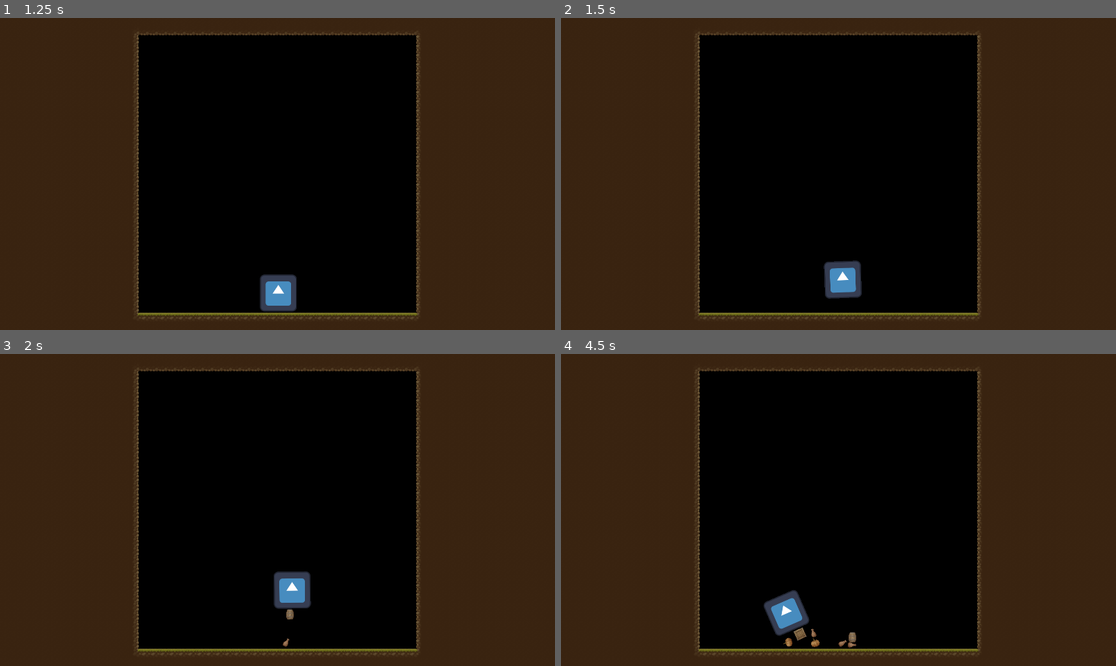
Above: before the commit, frames 1-4 (two rows, left to right).
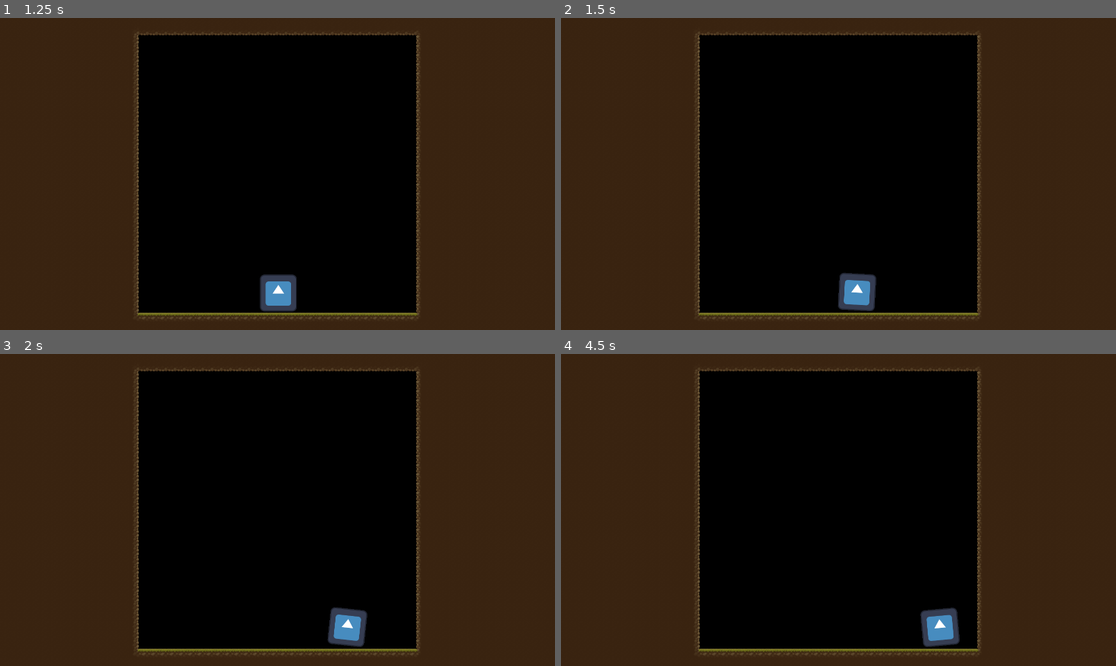
Above: after the commit, the same moments.

Repository: adudewithapc/piktiv-autumn-game-jam-2024
Game: Godot game, scene res://Scenes/Menu.tscn
Same seed, same stepped clock (60 frames per second), same inputs: the game is played once before the commit and once after it. The engine's default icon, where the game draws it, is replaced by a stand-in: a white triangle on a blue panel in a dark square.
Inputs:
- Up to frame 1 (1.25 s): click "Play" at 0.5 s
- Up to frame 2 (1.5 s): tap Enter at 1.25 s; hold Right (first_move_right) from 1.28 s (still down); tap Space (jump) at 1.35 s
- Up to frame 3 (2 s): keep holding Right (first_move_right); tap Space (jump) at 1.52, 1.82 s
- Up to frame 4 (4.5 s): release Right (first_move_right) at 2.03 s; hold Left (first_move_left) 2.03-2.78 s; tap Space (jump) at 2.1, 2.27, 2.57, 2.85, 3.6, 3.77, 4.07, 4.35 s; hold Right (first_move_right) 2.78-4.28 s; hold Left (first_move_left) from 4.28 s (still down)

Frame 1 is identical in both runs. In frame 2, 1.1% of the frame differs, in the area x 47-57%, y 77-94%; in frame 3, 1.6%; in frame 4, 1.8%, in the area x 36-72%, y 75-95%.

Commit message:
Jump when spawning an item

Diff:
--- a/Scenes/Player.tscn
+++ b/Scenes/Player.tscn
@@ -1,8 +1,10 @@
-[gd_scene load_steps=6 format=3 uid="uid://c6yfd8r1lchfw"]
+[gd_scene load_steps=7 format=3 uid="uid://c6yfd8r1lchfw"]
 
 [ext_resource type="Texture2D" uid="uid://cdhi1x84a0e68" path="res://icon.svg" id="1_5nmld"]
 [ext_resource type="Script" path="res://Scripts/Player.gd" id="1_fyyni"]
 [ext_resource type="PackedScene" uid="uid://daoa5ikxr5k8b" path="res://Props/PropSpawner.tscn" id="4_r0ap4"]
+
+[sub_resource type="PhysicsMaterial" id="PhysicsMaterial_ytpgy"]
 
 [sub_resource type="RectangleShape2D" id="RectangleShape2D_sohp8"]
 size = Vector2(128, 128)
@@ -10,11 +12,13 @@
 [sub_resource type="RectangleShape2D" id="RectangleShape2D_ogwdw"]
 
 [node name="Player" type="RigidBody2D"]
+physics_material_override = SubResource("PhysicsMaterial_ytpgy")
 can_sleep = false
 freeze_mode = 1
 script = ExtResource("1_fyyni")
 jump_height = 500.0
 down_spawn_offset = 65.0
+speed = 500.0
 
 [node name="CollisionShape2D" type="CollisionShape2D" parent="."]
 shape = SubResource("RectangleShape2D_sohp8")
--- a/Scripts/Player.gd
+++ b/Scripts/Player.gd
@@ -16,6 +16,7 @@
 			jump()
 		else:
 			item_spawner.spawn_prop()
+			jump()
 
 	update_horizontal_velocity()
 
@@ -25,7 +26,7 @@
 	pass
 
 func jump():
-	apply_impulse(-transform.y * jump_height)
+	apply_impulse(-transform.y * jump_height + get_gravity())
 
 func is_on_ground() -> bool:
 	return ground_raycast.is_colliding()
